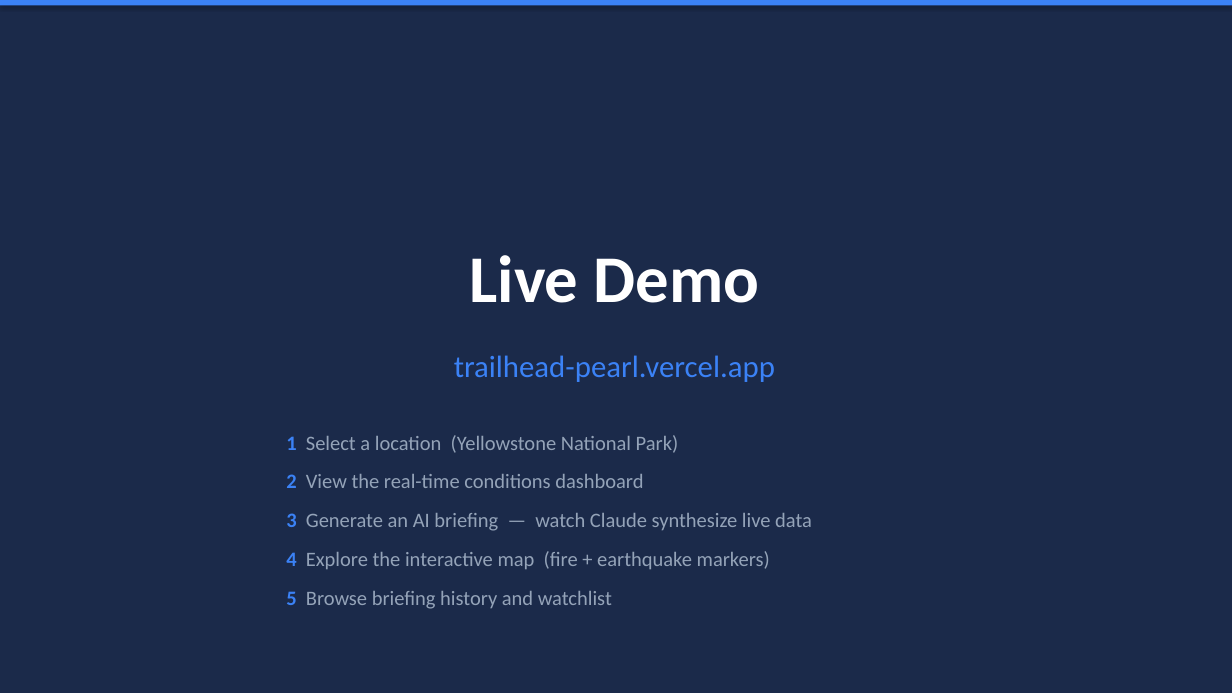
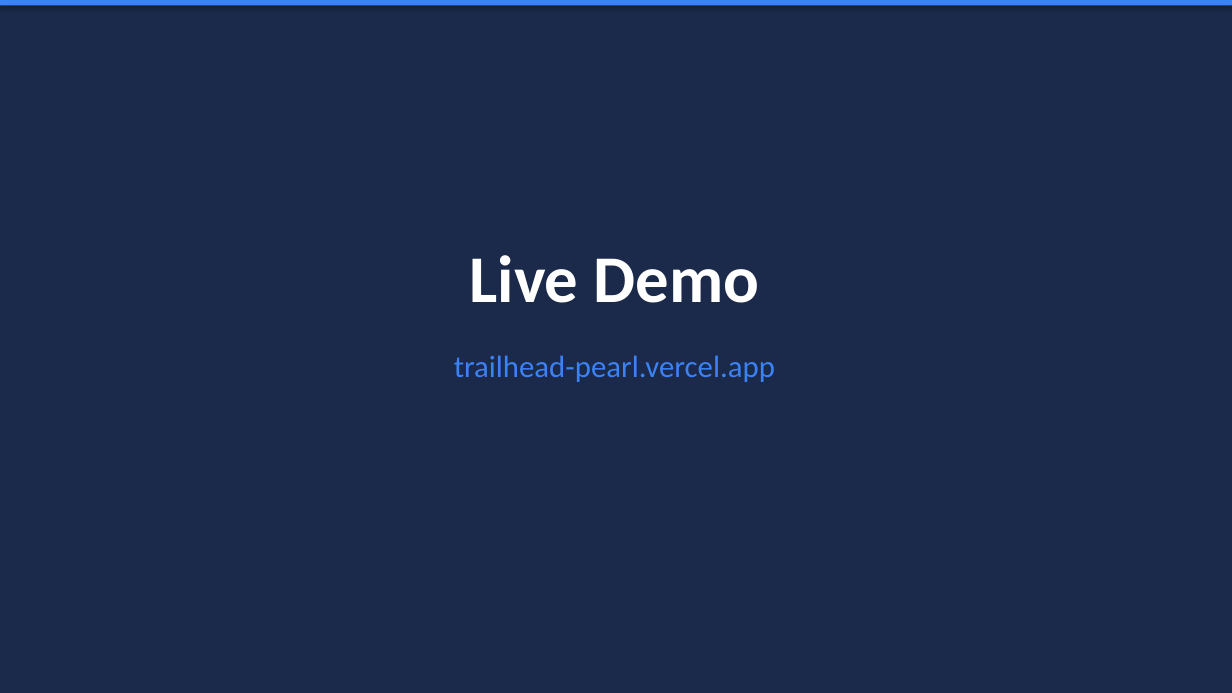
Before and after one commit to keepitsts/claude-ai-brown-bag, a slide deck: slide 12 of presentation/claude-code-brown-bag.pptx (slide 4 before the commit). Drawn at 1232x693 pixels with LibreOffice and Linux fonts; fonts in the diff are those of the drawing. Boxes give left, top, right and bottom in pixels: in the first picture for what was removed or moved away, otherwise in the second. Text is boxed around its words. In the diff, an @@ line names an element or a change of style, - is before the commit and + after.

```diff
--- a/presentation/claude-code-brown-bag.pptx
+++ b/presentation/claude-code-brown-bag.pptx
@@ text removed at (286, 435, 679, 453) @@
-1 Select a location (Yellowstone National Park)
@@ text removed at (286, 474, 643, 488) @@
-2 View the real-time conditions dashboard
@@ text removed at (286, 513, 812, 531) @@
-3 Generate an AI briefing — watch Claude synthesize live data
@@ text removed at (286, 551, 770, 569) @@
-4 Explore the interactive map (fire + earthquake markers)
@@ text removed at (286, 591, 612, 609) @@
-5 Browse briefing history and watchlist
```
Also in this commit, not shown: 2 other slides changed, 11 slides added, 10 slides removed, 2 other files.
